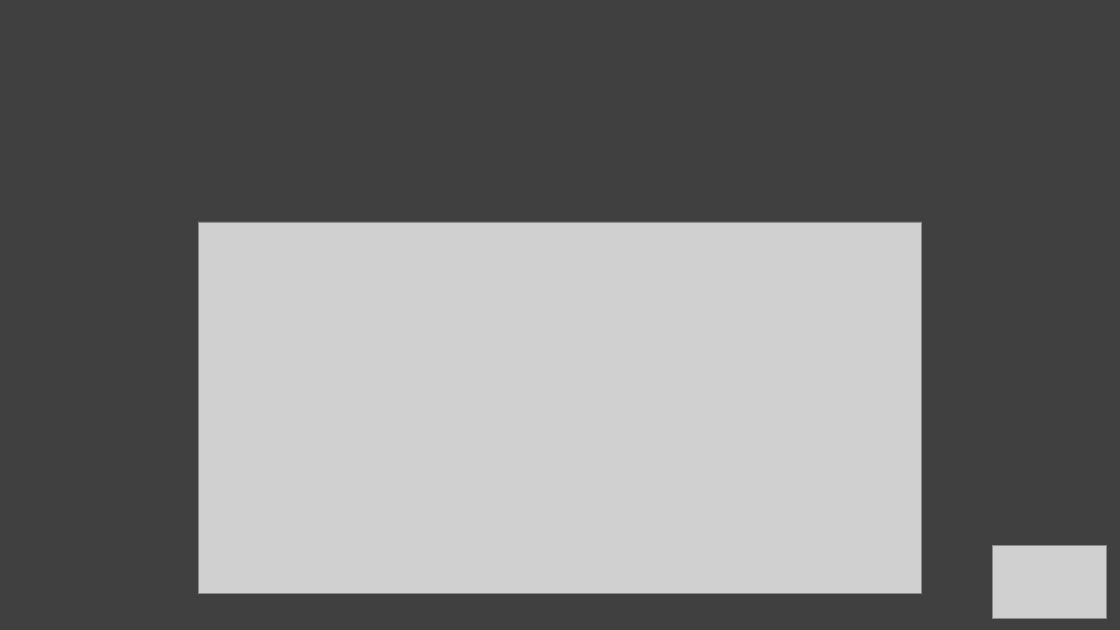
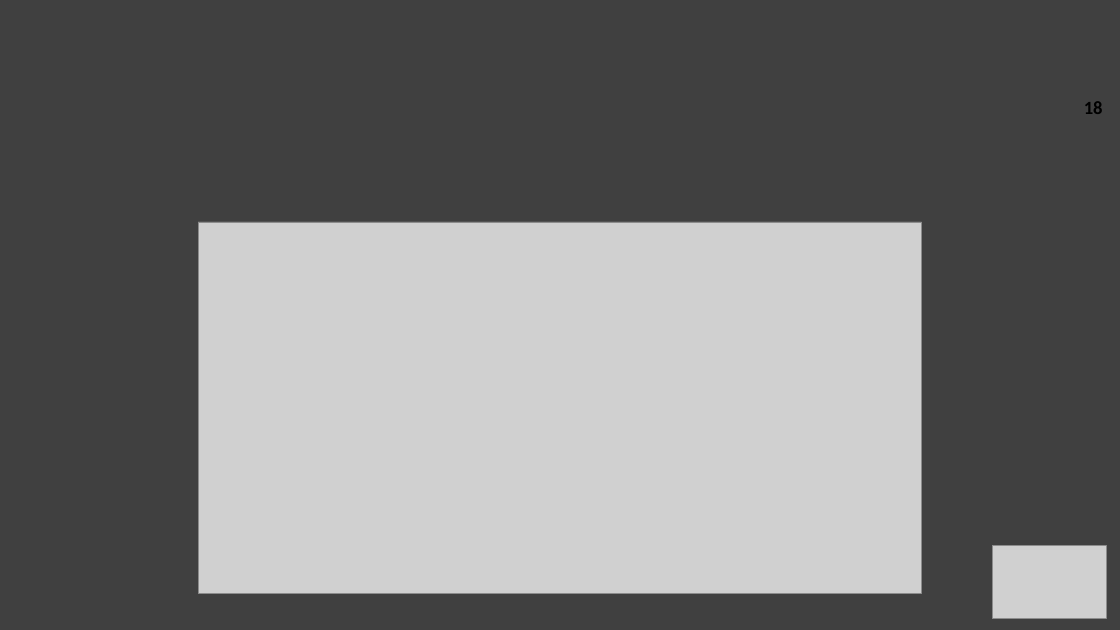
Before and after one commit to laguill/OC-DataScientist, a slide deck: slide 18 of P6_Classifier_automatiquement_biens_consommation/soutenance/LAFON_Guillaume_5_presentation_072025.pptx (slide 16 before the commit). Drawn at 1120x630 pixels with LibreOffice and Linux fonts; fonts in the diff are those of the drawing; grey boxes stand for pictures; background and template pictures are left out. Boxes give left, top, right and bottom in pixels: in the first picture for what was removed or moved away, otherwise in the second. Text is boxed around its words. In the diff, an @@ line names an element or a change of style, - is before the commit and + after.

```diff
--- a/P6_Classifier_automatiquement_biens_consommation/soutenance/LAFON_Guillaume_5_presentation_072025.pptx
+++ b/P6_Classifier_automatiquement_biens_consommation/soutenance/LAFON_Guillaume_5_presentation_072025.pptx
@@ page number added at box(1084, 101, 1103, 114), 16 pt, text #000000, bold @@
+18
```
Also in this commit, not shown: 28 other slides changed, 12 slides added, 2 slides removed, 2 other files.
